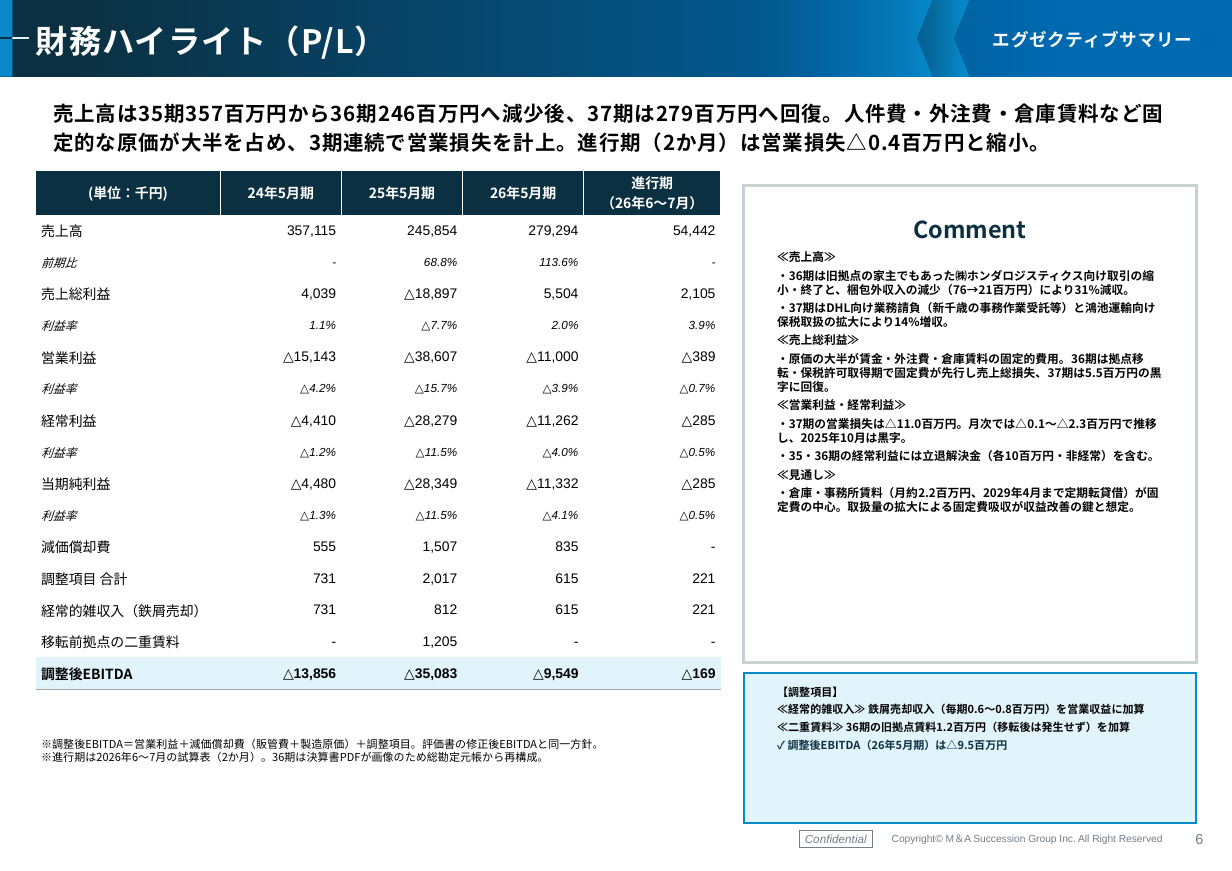
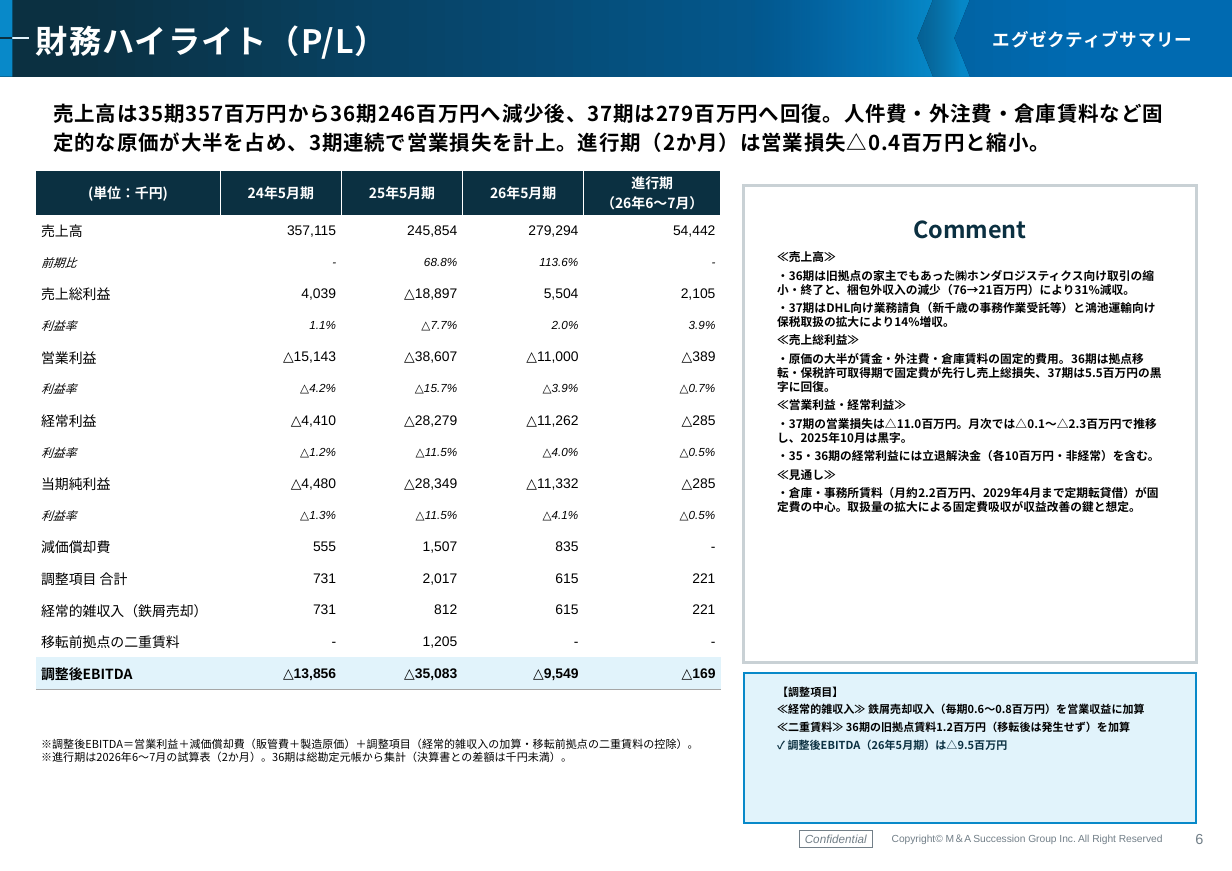
Before and after one commit to keisuketagaito/github-1st, a slide deck: slide 7 of 株式会社高塚商事/株式会社高塚商事_企業概要書.pptx. Drawn at 1232x871 pixels with LibreOffice and Linux fonts; fonts in the diff are those of the drawing; background and template pictures are left out. Boxes give left, top, right and bottom in pixels: in the first picture for what was removed or moved away, otherwise in the second. Text is boxed around its words. In the diff, an @@ line names an element or a change of style, - is before the commit and + after.

```diff
--- a/株式会社高塚商事/株式会社高塚商事_企業概要書.pptx
+++ b/株式会社高塚商事/株式会社高塚商事_企業概要書.pptx
@@ text at [41,738,699,762]: text changed @@
-※調整後EBITDA＝営業利益＋減価償却費（販管費＋製造原価）＋調整項目。評価書の修正後EBITDAと同一方針。
-※進行期は2026年6～7月の試算表（2か月）。36期は決算書PDFが画像のため総勘定元帳から再構成。
+※調整後EBITDA＝営業利益＋減価償却費（販管費＋製造原価）＋調整項目（経常的雑収入の加算・移転前拠点の二重賃料の控除）。
+※進行期は2026年6～7月の試算表（2か月）。36期は総勘定元帳から集計（決算書との差額は千円未満）。
```
Also in this commit, not shown: 2 other slides changed, 2 other files.
